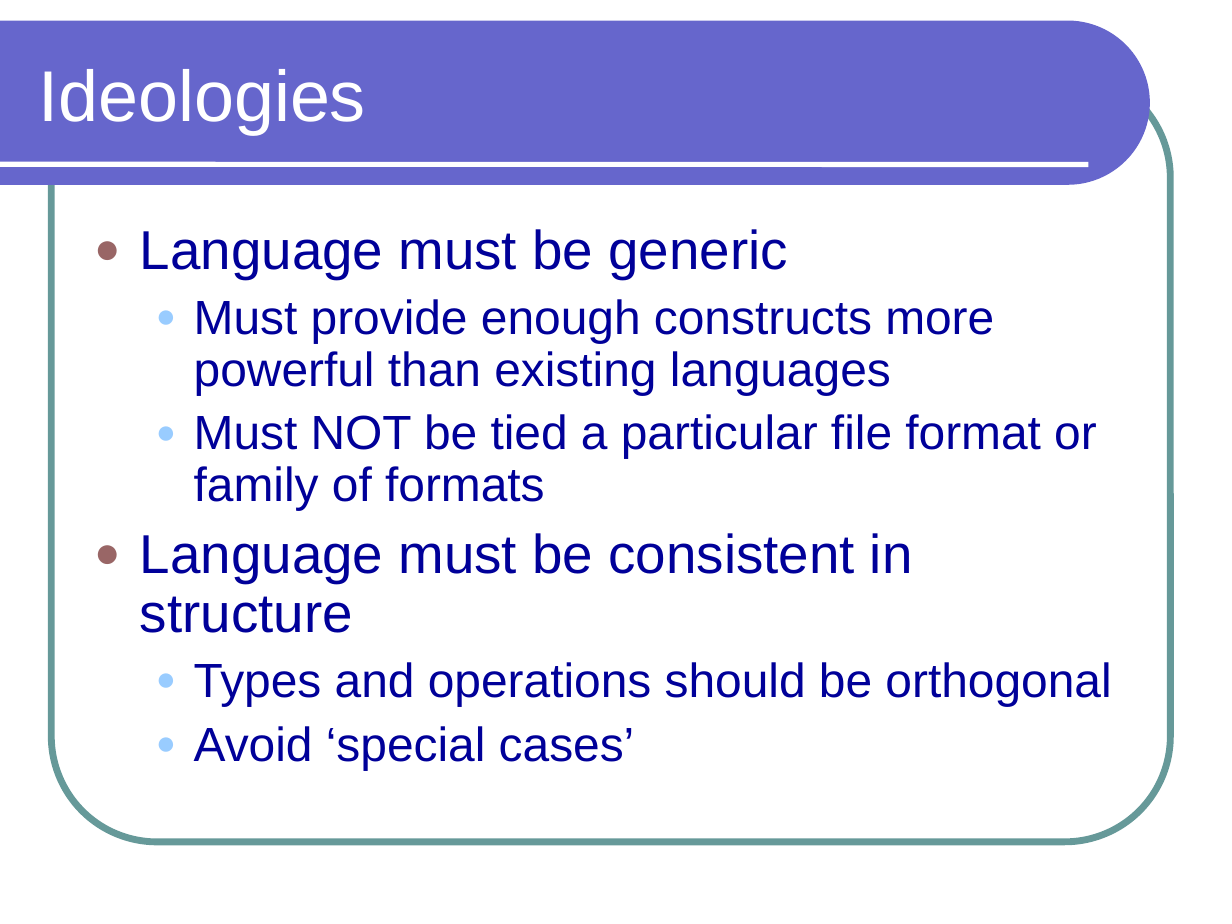
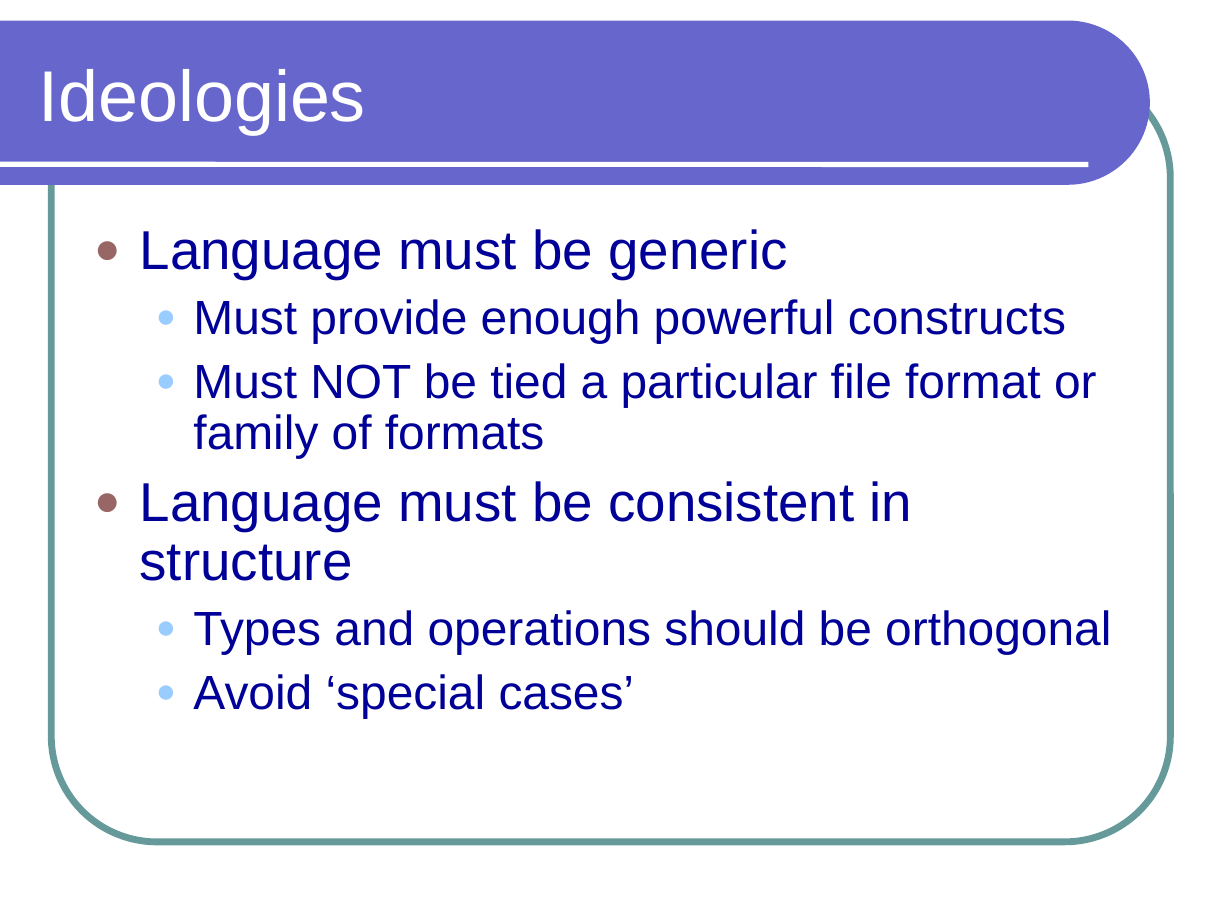
Before and after one commit to preethinarayan/plt-bdpl, a slide deck: slide 4 of bdpl/doc/Presentation/BDPL.ppt. Drawn at 1232x924 pixels with LibreOffice and Linux fonts; fonts in the diff are those of the drawing. Boxes give left, top, right and bottom in pixels: in the first picture for what was removed or moved away, otherwise in the second. Text is boxed around its words. In the diff, an @@ line names an element or a change of style, - is before the commit and + after.

```diff
--- a/bdpl/doc/Presentation/BDPL.ppt
+++ b/bdpl/doc/Presentation/BDPL.ppt
@@ text at bbox=[193, 299, 1066, 343]: text changed @@
-  ● Must provide enough constructs more powerful than existing languages
+  ● Must provide enough powerful constructs
```
Also in this commit, not shown: 5 other slides changed, 1 slide added, 2 slides removed, 1 other file.
